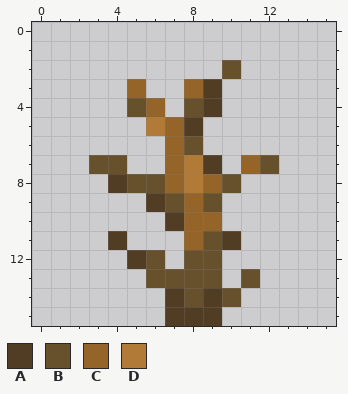
Pixel-art sprite, stored at src/main/resources/textures/blocks/DNBlock_dead_bush_2.png. The picture above is the old version.
The file is 16x16 pixels.
Palette (. is transparent): A #513d24  B #67502c  C #946428  D #b17a36
Pixels before, first column x 3:
 2 .......B..
 3 ..C..CA...
 4 ..BC.BA...
 5 ...DCA....
 6 ....CB....
 7 BB..CDA.CB
 8 .ABBCDCB..
 9 ...ABCB...
10 ....ACC...
11 .A...CBA..
12 ..AB.BB...
13 ...BBBB.B.
14 ....ABAB..
15 ....AAA...
The same view after the edit:
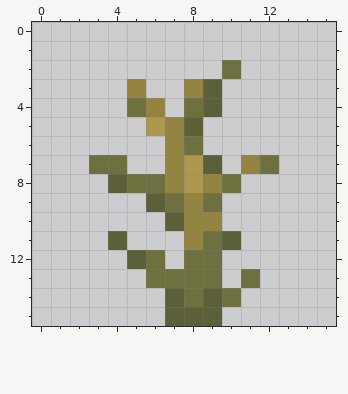
What changed:
Colour A changes from #513d24 to #5b6038.
Colour B changes from #67502c to #6e7040.
Colour C changes from #946428 to #948441.
Colour D changes from #b17a36 to #ae974e.
Changed places in both pictures, as pixel boxes (x1, y1, x2, y2):
changed: (89, 60, 279, 326)
